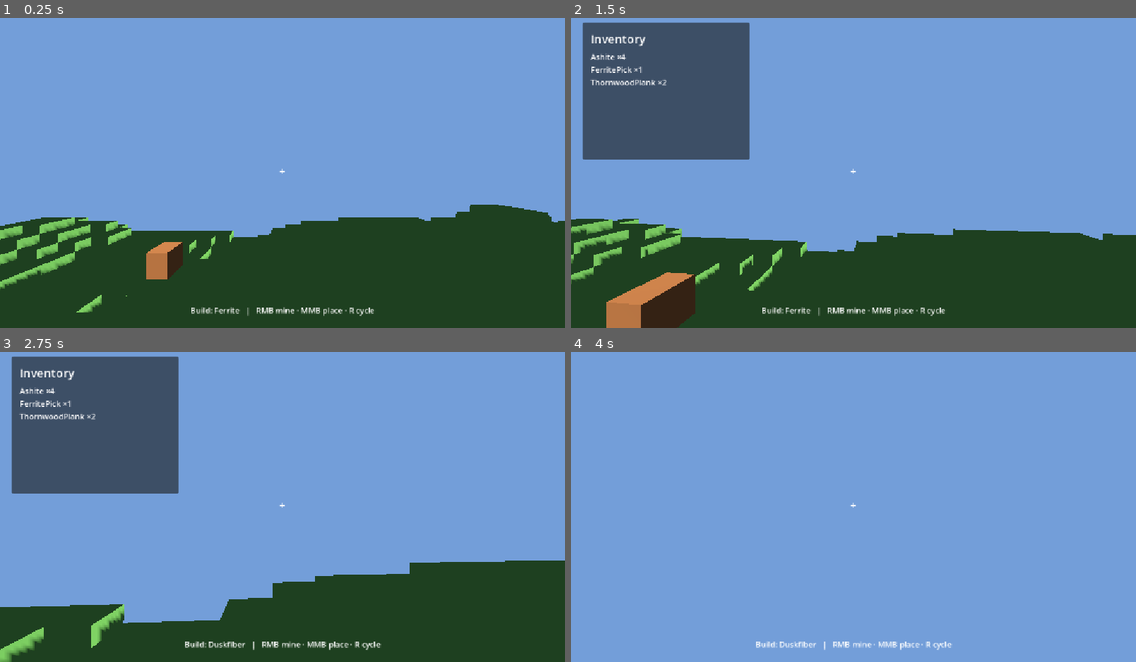
Above: before the commit, frames 1-4 (two rows, left to right).
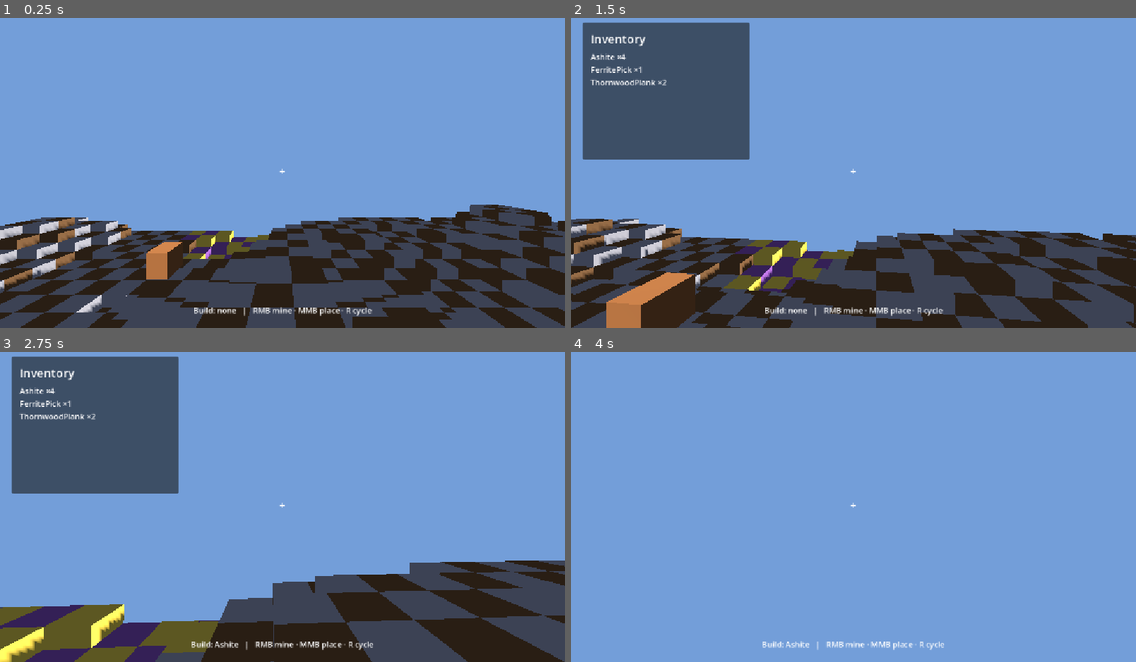
Above: after the commit, the same moments.

Repository: Tubaleviao/project-nihon
Game: Godot game, scene res://Main.tscn
Same seed, same stepped clock (60 frames per second), same inputs: the game is played once before the commit and once after it.
Inputs (mouse positions are in pixels of both pictures, inside the frame that each line leads up to):
- Up to frame 1 (0.25 s): no input
- Up to frame 2 (1.5 s): tap Enter (ui_accept) at 0.5, 0.77 s; move the mouse to (881, 166) at 0.52 s; hold W from 0.53 s (still down); tap I at 0.6 s; click (881, 166) at 0.67 s; move the mouse to (825, 169) at 1.27 s; tap F at 1.35 s
- Up to frame 3 (2.75 s): keep holding W; tap Enter (ui_accept) at 1.52 s; move the mouse to (293, 497) at 2.02 s; tap R at 2.1 s
- Up to frame 4 (4 s): keep holding W; move the mouse to (847, 507) at 2.77 s; tap I at 2.85 s; click (847, 507) at 2.92 s; tap Enter (ui_accept) at 3.02, 3.77 s; move the mouse to (893, 507) at 3.52 s; tap F at 3.6 s

The runs differ from the first frame. In frame 1, 34% of the frame differs, in the area x 0-100%, y 60-100%; in frame 2, 28%; in frame 3, 24%; in frame 4, 0.4%.

Commit message:
feat(voxel): per-material terrain colors + inventory-filtered build cycling
Terrain was one flat green, so the different ground materials were
indistinguishable. Now each column is vertex-colored by the material
mining it would yield (biome -> material -> MATERIAL_COLORS tint), with
a distinct color per fabric material (Ferrite, Thornwood, Ashite,
Aethermite, Duskfiber, Lumenfite, Voidite).

R-cycle now only advances through materials actually held in inventory
(_buildable_materials filters GameData.MATERIALS by get_item_count),
falling back to an empty selection when nothing buildable is held. The
default place material is empty until the player cycles onto something
they own; the HUD hint shows "none" in that state.

Adds tests: cycle filtering, plus the side-face mining regression from
the previous fix. 1133/1133 passing.

Diff:
--- a/src/player/player_slice.gd
+++ b/src/player/player_slice.gd
@@ -340,9 +340,11 @@
 func _refresh_build_hint() -> void:
 	if _build_hint_label == null:
 		return
-	var mat := "Ferrite"
+	var mat := ""
 	if voxel_slice != null and voxel_slice.has_method("get_place_material"):
 		mat = str(voxel_slice.get_place_material())
+	if mat == "":
+		mat = "none"
 	_build_hint_label.text = "Build: %s   |   RMB mine · MMB place · R cycle" % mat
 
 func _on_place_material_changed(_material: String) -> void:
--- a/src/terrain/voxel_slice.gd
+++ b/src/terrain/voxel_slice.gd
@@ -46,6 +46,22 @@
 	"VoidRift":           ["Voidite", "Aethermite"],
 }
 
+## Terrain tint per material key — makes each ground material visually distinct
+## (the whole terrain was previously one flat green). Keyed by the fabric
+## material entity names in GameData.MATERIALS.
+const MATERIAL_COLORS: Dictionary = {
+	"Ferrite":    Color(0.62, 0.62, 0.66),  # pale iron
+	"Thornwood":  Color(0.45, 0.32, 0.20),  # wood brown
+	"Ashite":     Color(0.28, 0.28, 0.31),  # charcoal
+	"Aethermite": Color(0.25, 0.75, 0.80),  # teal
+	"Duskfiber":  Color(0.55, 0.34, 0.68),  # purple
+	"Lumenfite":  Color(0.92, 0.80, 0.30),  # gold
+	"Voidite":    Color(0.38, 0.24, 0.50),  # deep violet
+}
+
+## Colour used for any material without an explicit entry above.
+const FALLBACK_TERRAIN_COLOR := Color(0.35, 0.60, 0.28)
+
 ## Active chunk containers keyed by "x,y" string.
 var _chunks: Dictionary = {}
 ## Base heightmaps keyed by "x,y" string (the unedited noise terrain).
@@ -57,8 +73,9 @@
 var terrain_slice: Node = null
 var inventory_slice: Node = null
 
-## Material used by place_block; cycled via cycle_place_material().
-var _place_material: String = "Ferrite"
+## Material used by place_block; cycled via cycle_place_material(). Empty until
+## the player cycles onto a material they actually hold in inventory.
+var _place_material: String = ""
 
 func _ready() -> void:
 	GameBus.chunk_ready.connect(_on_chunk_ready)
@@ -98,6 +115,7 @@
 			var h := _column_height(heightmap, chunk_pos, tx, tz)
 			var bx := origin.x + tx * TILE_SIZE
 			var bz := origin.z + tz * TILE_SIZE
+			var col := _column_color(Vector2(bx + TILE_SIZE * 0.5, bz + TILE_SIZE * 0.5))
 
 			# Top face.
 			_add_face(st,
@@ -105,7 +123,7 @@
 				Vector3(bx,              h, bz + TILE_SIZE),
 				Vector3(bx + TILE_SIZE, h, bz + TILE_SIZE),
 				Vector3(bx + TILE_SIZE, h, bz),
-				Vector3.UP)
+				Vector3.UP, col)
 
 			# North wall.
 			var hn := _neighbour_height(heightmap, chunk_pos, tx, tz - 1)
@@ -115,7 +133,7 @@
 					Vector3(bx + TILE_SIZE, h,  bz),
 					Vector3(bx + TILE_SIZE, hn, bz),
 					Vector3(bx,              hn, bz),
-					Vector3(0, 0, -1))
+					Vector3(0, 0, -1), col)
 
 			# South wall.
 			var hs := _neighbour_height(heightmap, chunk_pos, tx, tz + 1)
@@ -125,7 +143,7 @@
 					Vector3(bx,              h,  bz + TILE_SIZE),
 					Vector3(bx,              hs, bz + TILE_SIZE),
 					Vector3(bx + TILE_SIZE, hs, bz + TILE_SIZE),
-					Vector3(0, 0, 1))
+					Vector3(0, 0, 1), col)
 
 			# West wall.
 			var hw := _neighbour_height(heightmap, chunk_pos, tx - 1, tz)
@@ -135,7 +153,7 @@
 					Vector3(bx, h,  bz),
 					Vector3(bx, hw, bz),
 					Vector3(bx, hw, bz + TILE_SIZE),
-					Vector3(-1, 0, 0))
+					Vector3(-1, 0, 0), col)
 
 			# East wall.
 			var he := _neighbour_height(heightmap, chunk_pos, tx + 1, tz)
@@ -145,14 +163,15 @@
 					Vector3(bx + TILE_SIZE, h,  bz + TILE_SIZE),
 					Vector3(bx + TILE_SIZE, he, bz + TILE_SIZE),
 					Vector3(bx + TILE_SIZE, he, bz),
-					Vector3(1, 0, 0))
+					Vector3(1, 0, 0), col)
 
 	var mesh_inst := MeshInstance3D.new()
 	mesh_inst.mesh = st.commit()
 
-	# Simple grass-like material (works without a texture asset).
+	# Per-column vertex colour (biome/material tint), no texture asset needed.
 	var mat := StandardMaterial3D.new()
-	mat.albedo_color = Color(0.35, 0.6, 0.28)
+	mat.albedo_color = Color.WHITE
+	mat.vertex_color_use_as_albedo = true
 	mat.roughness    = 0.9
 	# Render both faces so the terrain shell is never see-through regardless
 	# of triangle winding (avoids backface-culled "transparent" hilltops).
@@ -281,16 +300,32 @@
 func get_place_material() -> String:
 	return _place_material
 
-## Advance to the next buildable material (sorted GameData.MATERIALS keys).
+## Advance to the next buildable material — only materials currently held in
+## the inventory (sorted GameData.MATERIALS keys). Falls back to an empty
+## selection when the inventory holds nothing buildable.
 func cycle_place_material() -> String:
-	var keys: Array = GameData.MATERIALS.keys()
-	keys.sort()
-	if not keys.is_empty():
+	var keys := _buildable_materials()
+	if keys.is_empty():
+		_place_material = ""
+	else:
 		var idx: int = keys.find(_place_material)
 		idx = (idx + 1) % keys.size()
 		_place_material = str(keys[idx])
 	GameBus.block_place_material_changed.emit(_place_material)
 	return _place_material
+
+## Sorted material keys the player can actually place: every GameData.MATERIALS
+## key held in the inventory. With no inventory wired, falls back to all keys.
+func _buildable_materials() -> Array:
+	var keys: Array = GameData.MATERIALS.keys()
+	keys.sort()
+	if inventory_slice == null or not inventory_slice.has_method("get_item_count"):
+		return keys
+	var out: Array = []
+	for key in keys:
+		if inventory_slice.get_item_count(str(key)) > 0:
+			out.append(str(key))
+	return out
 
 ## Material yielded by mining a tile in the given biome (deterministic per tile).
 func material_for_biome(biome: String, world_xz: Vector2) -> String:
@@ -324,9 +359,10 @@
 	return _voxel_height(heightmap[tz * CHUNK_SIZE + tx])
 
 ## Append a quad (two triangles) to the visual surface. a, b, c, d are in
-## counter-clockwise order seen from the normal side.
-func _add_face(st: SurfaceTool, a: Vector3, b: Vector3, c: Vector3, d: Vector3, normal: Vector3) -> void:
+## counter-clockwise order seen from the normal side. color tints the face.
+func _add_face(st: SurfaceTool, a: Vector3, b: Vector3, c: Vector3, d: Vector3, normal: Vector3, color: Color) -> void:
 	st.set_normal(normal)
+	st.set_color(color)
 	st.set_uv(Vector2(0, 0)); st.add_vertex(a)
 	st.set_uv(Vector2(1, 0)); st.add_vertex(b)
 	st.set_uv(Vector2(1, 1)); st.add_vertex(c)
@@ -364,6 +400,12 @@
 	if terrain_slice != null and terrain_slice.has_method("get_biome_at"):
 		return terrain_slice.get_biome_at(xz)
 	return "TemperateForest"
+
+## Tint for a column at world_xz: the material that mining it would yield,
+## looked up in MATERIAL_COLORS (falling back to green for unknown keys).
+func _column_color(world_xz: Vector2) -> Color:
+	var material := material_for_biome(_biome_at(world_xz), world_xz)
+	return MATERIAL_COLORS.get(material, FALLBACK_TERRAIN_COLOR)
 
 func _voxel_height_at_tile(tile: Vector2i) -> float:
 	var key := _tile_key(tile)
--- a/src/tests/test_suite.gd
+++ b/src/tests/test_suite.gd
@@ -72,6 +72,7 @@
 	_run_test("voxel: mine lowers height and yields material", _test_voxel_mine_yields_material)
 	_run_test("voxel: mine at bedrock fails",                  _test_voxel_mine_bedrock)
 	_run_test("voxel: side-face mine targets hit block",       _test_voxel_mine_side_face)
+	_run_test("voxel: cycle filters to held materials",        _test_voxel_cycle_inventory_filtered)
 	_run_test("voxel: place raises height and consumes",       _test_voxel_place_consumes)
 	_run_test("voxel: place beyond cap fails and refunds",     _test_voxel_place_cap)
 	_run_test("voxel: biome material mapping",                 _test_voxel_biome_materials)
@@ -644,6 +645,19 @@
 	v.queue_free()
 	inv.queue_free()
 
+func _test_voxel_cycle_inventory_filtered() -> void:
+	var v := _make_voxel()
+	var inv := InventorySlice.new()
+	add_child(inv)
+	v.inventory_slice = inv
+	inv.add_item("Ashite", 2)
+	inv.add_item("Thornwood", 1)
+	v.set_place_material("Ashite")
+	assert_eq(v.cycle_place_material(), "Thornwood", "cycles to the other held material")
+	assert_eq(v.cycle_place_material(), "Ashite", "wraps back, skipping materials not held")
+	v.queue_free()
+	inv.queue_free()
+
 func _test_voxel_place_consumes() -> void:
 	var v := _make_voxel()
 	var inv := InventorySlice.new()
